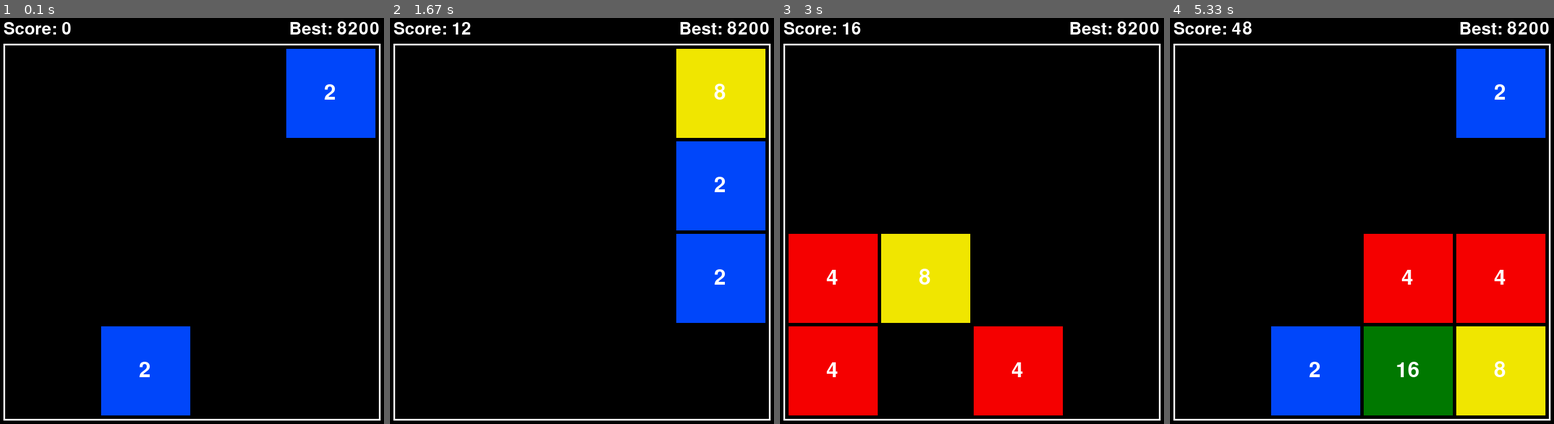
Above: before the commit, frames 1-4 (left to right).
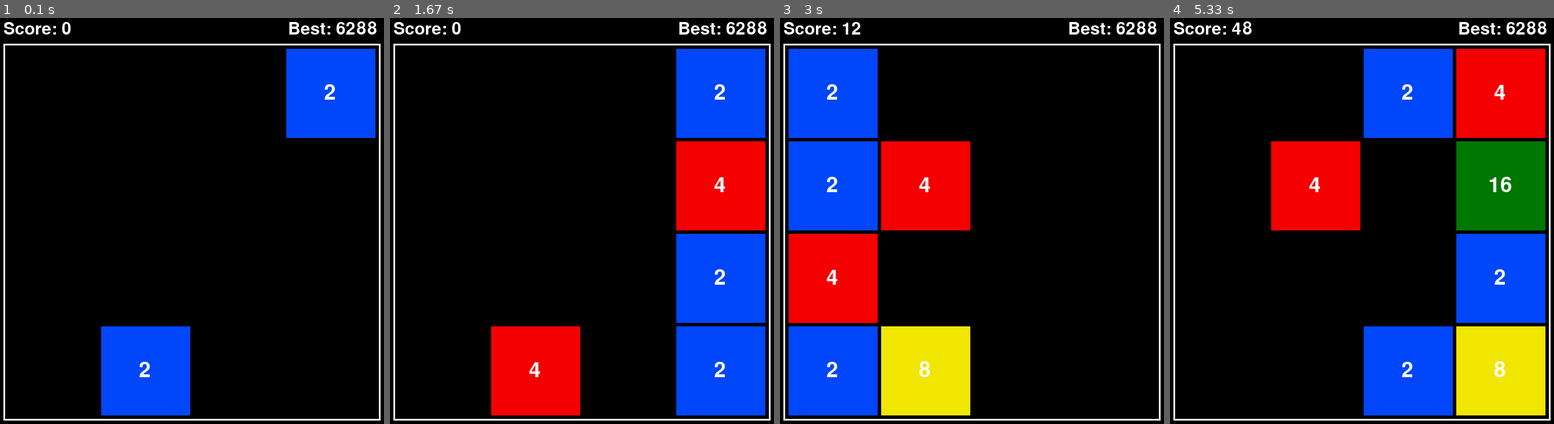
Above: after the commit, the same moments.

Repository: ar-ekt/2048-pygame
Game: pygame game, started from 2048.py
Two runs of this game, one before a commit and one after it. Both use one fixed random seed, a clock stepped at 60 frames per second and the inputs below.
Inputs:
- Up to frame 1 (0.1 s): no input
- Up to frame 2 (1.67 s): hold Right 0.33-0.8 s; hold Up 0.83-1.13 s; hold Right 1.17-1.63 s
- Up to frame 3 (3 s): hold Right 1.67-2.2 s; hold Down 2.23-2.53 s; hold Left 2.57-2.97 s
- Up to frame 4 (5.33 s): hold Up 3-3.37 s; hold Right 3.4-4.03 s; hold Down 4.07-4.43 s; hold Left 4.47-4.93 s; hold Right from 4.97 s (still down)

The runs differ from the first frame. In frame 1, 0.4% of the frame differs, in the area x 75-99%, y 0-5%; in frame 2, 21%; in frame 3, 36%; in frame 4, 41%, in the area x 26-99%, y 0-98%.

Commit message:
Show new tile

Diff:
--- a/2048.py
+++ b/2048.py
@@ -82,22 +82,44 @@
     screen.blit(label, (widthOfBest, 10))
 
     #--------------------tiles---------------------
-    heightOftile = widthOftile = 156
+    heightOfTile = widthOfTile = 156
     for row in range(4):
         for column in range(4):
             tile = board[row][column]
             if tile != 0: # not empty
-                colorOftile = colors[tile-1]
+                colorOfTile = colors[tile-1]
 
                 #--------------Display-frame-of-tile--------------
-                coorOftile = (29+(widthOftile+6)*column, 59+(heightOftile+6)*row, widthOftile, heightOftile)
-                pygame.draw.rect(screen, colorOftile, coorOftile)
+                widthStart = 29 + (widthOfTile + 6) * column
+                heightStart = 59 + (heightOfTile + 6) * row
+                coorOfTile = (widthStart, heightStart, widthOfTile, heightOfTile)
+                pygame.draw.rect(screen, colorOfTile, coorOfTile)
 
                 #--------------Display-value-of-tile--------------
                 label = numberFont.render("%4d" % 2**tile, 1, white)
-                screen.blit(label, (65+(widthOftile+6)*column, 118+(heightOftile+6)*row))
+                screen.blit(label, (65+(widthOfTile+6)*column, 118+(heightOfTile+6)*row))
 
     pygame.display.flip()
+
+def showNewTile(coor, value):
+    global screen, colors, numberFont
+
+    #--------------Display-frame-of-tile--------------
+    heightOfCompleted = widthOfCompleted = 156
+    colorOfTile = colors[value-1]
+    for index in range(14):
+        heightOfTile = widthOfTile = index*10+16
+        diffOfTile = (widthOfCompleted - widthOfTile) // 2
+        widthStart = 29 + (widthOfCompleted + 6) * coor[1] + diffOfTile
+        heightStart = 59 + (heightOfCompleted + 6) * coor[0] + diffOfTile
+        coorOfTile = (widthStart, heightStart, widthOfTile, widthOfTile)
+        pygame.draw.rect(screen, colorOfTile, coorOfTile)
+        pygame.display.flip()
+        sleep(0.008)
+
+    #--------------Display-value-of-tile--------------
+    label = numberFont.render("%4d" % 2**value, 1, white)
+    screen.blit(label, (65+(widthOfTile+6)*coor[1], 118+(heightOfTile+6)*coor[0]))
 
 def gameOverMsg():
     global screen, red, Font
@@ -172,10 +194,24 @@
 
     arrowKeys = {pygame.K_UP: "up", pygame.K_DOWN: "down", pygame.K_RIGHT: "right", pygame.K_LEFT: "left"}
     z_flag = True
+    newTile_flag = False
 
     while True:
         #--------------------Update-screen----------------
         updateScreen(board, score, best)
+
+        #----------------Show-new-tile-in-screen----------
+        if newTile_flag:
+            emptytiles = [(j,i) for j in range(4) for i in range(4) if board[j][i] == 0]
+
+            if emptytiles:
+                coorOfNewTile = choice(emptytiles)
+                valueOfNewTile = rand(1,2)
+
+                showNewTile(coorOfNewTile, valueOfNewTile)
+                board[coorOfNewTile[0]][coorOfNewTile[1]] = valueOfNewTile
+
+            newTile_flag = False
 
         #----------------------Game-over------------------
         if gameOver(board):
@@ -204,11 +240,8 @@
 
                     temp = deepcopy(temp_temp)
 
-                    emptytiles = [(j,i) for j in range(4) for i in range(4) if board[j][i] == 0]
-                    if emptytiles:
-                        tileAdd = choice(emptytiles)
-                        board[tileAdd[0]][tileAdd[1]] = rand(1,2)
                     z_flag = False
+                    newTile_flag = True
 
                 #------------------Ctrl-+-z-----------------------
                 elif event.key == pygame.K_z and pygame.key.get_mods() & pygame.KMOD_CTRL and not z_flag:
@@ -217,7 +250,7 @@
                     z_flag = True
 
 #best-place
-best = 8200
+best = 6288
 
 new_best = game(best)
 if new_best > best:
